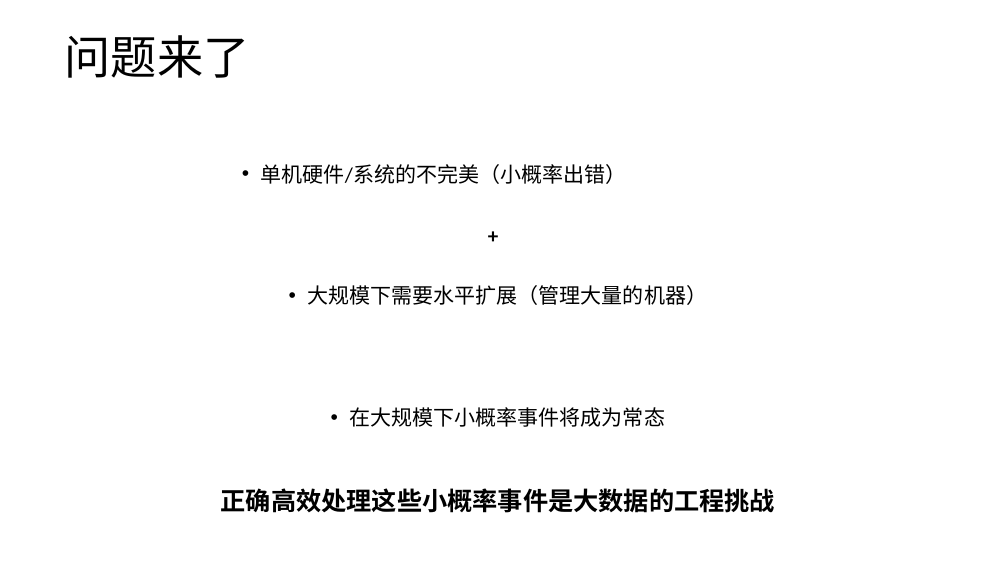
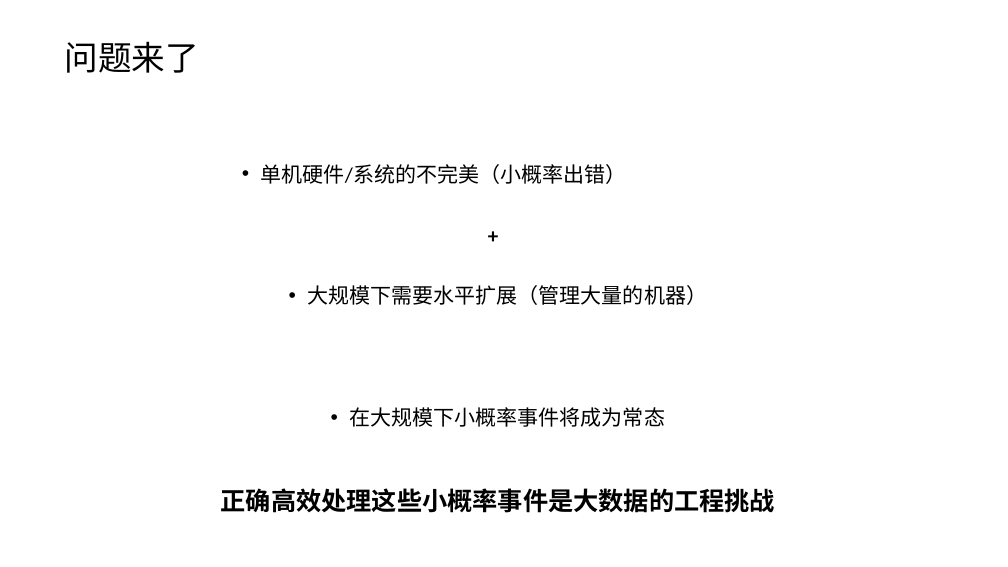
Before and after one commit to anancds/bigdata_ppts, a slide deck: slide 17 of bigdata/大数据.pptx. Drawn at 1008x567 pixels with LibreOffice and Linux fonts; fonts in the diff are those of the drawing. Boxes give left, top, right and bottom in pixels: in the first picture for what was removed or moved away, otherwise in the second. Text is boxed around its words. In the diff, an @@ line names an element or a change of style, - is before the commit and + after.

```diff
--- a/bigdata/大数据.pptx
+++ b/bigdata/大数据.pptx
@@ title "问题来了" at (65,41,199,73): size 44 to 32 pt @@
```
Also in this commit, not shown: 18 other slides changed, 16 slides added, 4 slides removed.
